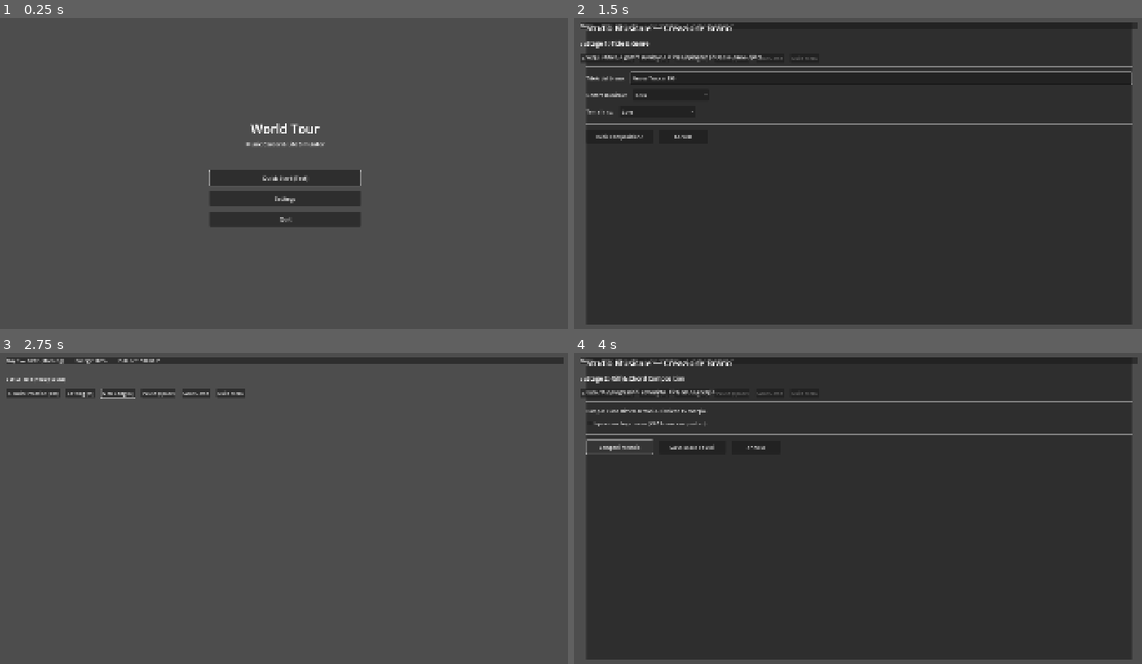
Above: before the commit, frames 1-4 (two rows, left to right).
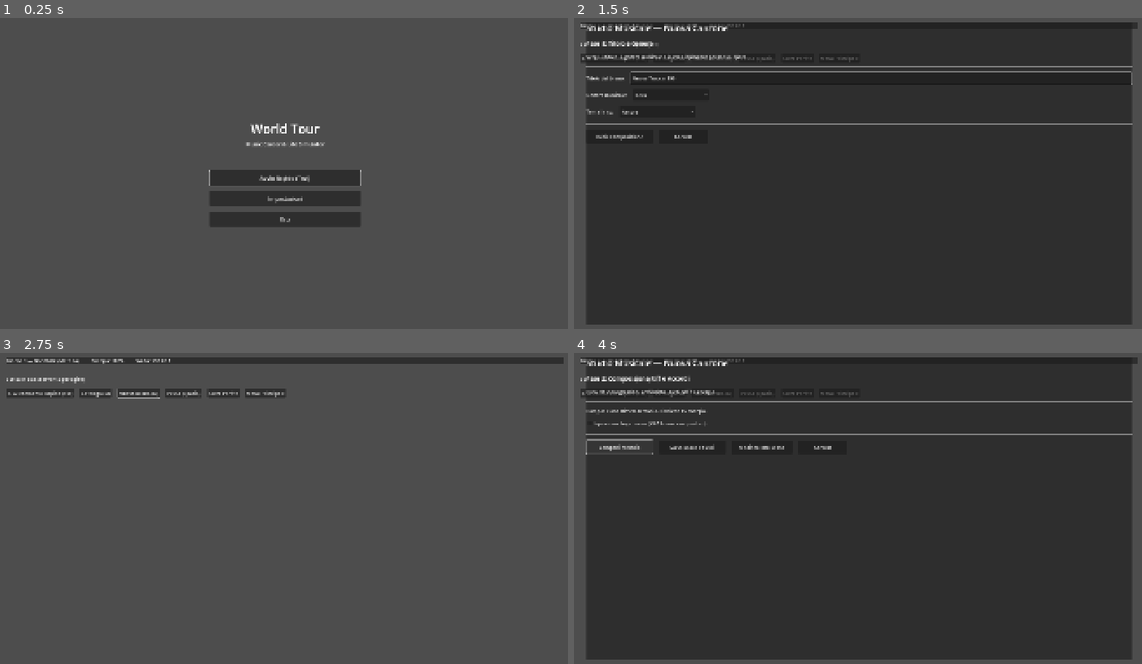
Above: after the commit, the same moments.

Repository: tommasofelix/World-tour
Game: Godot game, scene res://ui/main_menu/main_menu.tscn
The game is run twice, just before and just after one commit, with the same random seed, the same clock (stepped at 60 frames per second) and the same inputs.
Inputs:
- Up to frame 1 (0.25 s): no input
- Up to frame 2 (1.5 s): click "Quick Start (Test)" (after the commit: "Avvio Rapido (Test)") at 0.5 s; click "New Song (N)" (after the commit: "Nuovo Brano (N)") at 1.25 s
- Up to frame 3 (2.75 s): click "Annulla" at 2 s
- Up to frame 4 (4 s): click "New Song (N)" (after the commit: "Nuovo Brano (N)") at 2.75 s; click "Inizia Composizione" at 3.5 s

The runs differ from the first frame. In frame 1, 0.2% of the frame differs, in the area x 45-55%, y 50-66%; in frame 2, 0.5%; in frame 3, 1.0%, in the area x 1-51%, y 1-15%; in frame 4, 0.7%.

Commit message:
feat(crafting): complete music crafting pipeline and draft editing (Phase 3)

Diff:
--- a/autoload/event_bus.gd
+++ b/autoload/event_bus.gd
@@ -19,6 +19,7 @@
 
 # --- Segnali Musicali & Spettacoli ---
 signal song_created(song_data: Dictionary)
+signal song_updated(song_data: Dictionary)
 signal song_stage_completed(song_id: String, stage: int)
 signal song_released(song_data: Dictionary)
 signal skill_leveled_up(skill_key: String, new_level: int)
--- a/autoload/localization_manager.gd
+++ b/autoload/localization_manager.gd
@@ -46,22 +46,26 @@
 func _init_language_from_system_or_settings() -> void:
 	var chosen_lang := ""
 
-	# 1. Verifica se esiste già un'impostazione salvata
+	# 1. Verifica se esiste già un'impostazione salvata valida
 	if FileAccess.file_exists("user://settings.json"):
 		var s_file := FileAccess.open("user://settings.json", FileAccess.READ)
 		if s_file:
 			var s_json := JSON.new()
 			if s_json.parse(s_file.get_as_text()) == OK and s_json.data is Dictionary:
-				chosen_lang = str(s_json.data.get("language", ""))
+				chosen_lang = str(s_json.data.get("language", "")).strip_edges()
 			s_file.close()
 
-	# 2. Se non c'è impostazione salvata, rileva la lingua dell'OS
+	# 2. Se non c'è impostazione salvata valida, rileva la lingua dell'OS con fallback rigoroso su 'it'
 	if chosen_lang.is_empty() or not (chosen_lang in SUPPORTED_LOCALES):
 		var os_lang := OS.get_locale_language().to_lower()
-		if os_lang.begins_with("it"):
-			chosen_lang = "it"
+		if os_lang.is_empty():
+			os_lang = OS.get_locale().to_lower()
+
+		if os_lang.begins_with("en"):
+			chosen_lang = "en"
 		else:
-			chosen_lang = "en"
+			chosen_lang = DEFAULT_LOCALE # Rigorosamente "it" come default di progetto
+
 		_persist_settings_language(chosen_lang)
 
 	set_language(chosen_lang, false)
--- a/data/models/song_data.gd
+++ b/data/models/song_data.gd
@@ -154,3 +154,20 @@
 			return tr("TRAIT_ROUGH_DIAMOND")
 		_:
 			return tr("TRAIT_NONE")
+
+func get_stage_name() -> String:
+	match stage:
+		Enums.SongStage.CONCEPT:
+			return tr("STAGE_CONCEPT")
+		Enums.SongStage.COMPOSITION:
+			return tr("STAGE_COMPOSITION")
+		Enums.SongStage.SONGWRITING:
+			return tr("STAGE_SONGWRITING")
+		Enums.SongStage.RECORDING:
+			return tr("STAGE_RECORDING")
+		Enums.SongStage.MIXING:
+			return tr("STAGE_MIXING")
+		Enums.SongStage.COMPLETED:
+			return tr("STAGE_COMPLETED")
+		_:
+			return tr("STAGE_CONCEPT")
--- a/localization/en.json
+++ b/localization/en.json
@@ -103,6 +103,8 @@
 	"CATALOG_TITLE": "Discography Catalog",
 	"CATALOG_EMPTY": "No tracks in catalog. Press 'N' to create a new song!",
 	"CATALOG_BTN_NEW": "New Song (N)",
+	"CATALOG_BTN_EDIT": "Edit Draft",
+	"CATALOG_BTN_EDIT_ACC_DESC": "Resumes crafting from current stage or edits song metadata.",
 	"CATALOG_BTN_RELEASE": "Release as Single",
 	"CATALOG_BTN_CLOSE": "Close (Esc)",
 	"CATALOG_FILTER_ALL": "All",
@@ -110,7 +112,15 @@
 	"CATALOG_FILTER_PRODUCED": "Ready",
 	"CATALOG_FILTER_RELEASED": "Released",
 
+	"STAGE_CONCEPT": "Concept",
+	"STAGE_COMPOSITION": "Composition",
+	"STAGE_SONGWRITING": "Lyrics",
+	"STAGE_RECORDING": "Recording",
+	"STAGE_MIXING": "Mixing",
+	"STAGE_COMPLETED": "Completed",
+
 	"CREATOR_TITLE": "Music Studio — New Track",
+	"CREATOR_TITLE_EDIT": "Music Studio — Edit Draft",
 	"CREATOR_STEP1": "Stage 1: Title & Genre",
 	"CREATOR_STEP2": "Stage 2: Riff & Chord Composition",
 	"CREATOR_STEP3": "Stage 3: Songwriting",
@@ -121,6 +131,7 @@
 	"CREATOR_BTN_NEXT": "Proceed to Next Stage",
 	"CREATOR_BTN_FINISH": "Complete & Save Master",
 	"CREATOR_BTN_CANCEL": "Cancel & Return",
+	"CREATOR_BTN_EDIT_INFO": "Edit Track Info",
 
 	"MSG_LEVEL_UP": "Fantastic! %s reached level %d!",
 	"MSG_SONG_RELEASED": "Single '%s' has been released! Final quality: %.1f / 100.",
--- a/localization/it.json
+++ b/localization/it.json
@@ -103,6 +103,8 @@
 	"CATALOG_TITLE": "Catalogo Discografico",
 	"CATALOG_EMPTY": "Nessun brano nel catalogo. Premi 'N' per creare una nuova canzone!",
 	"CATALOG_BTN_NEW": "Nuova Canzone (N)",
+	"CATALOG_BTN_EDIT": "Modifica Bozza",
+	"CATALOG_BTN_EDIT_ACC_DESC": "Riprende la lavorazione del brano dallo stadio attuale o ne modifica i metadati.",
 	"CATALOG_BTN_RELEASE": "Rilascia come Singolo",
 	"CATALOG_BTN_CLOSE": "Chiudi (Esc)",
 	"CATALOG_FILTER_ALL": "Tutti",
@@ -110,7 +112,15 @@
 	"CATALOG_FILTER_PRODUCED": "Pronti",
 	"CATALOG_FILTER_RELEASED": "Rilasciati",
 
+	"STAGE_CONCEPT": "Ideazione",
+	"STAGE_COMPOSITION": "Composizione",
+	"STAGE_SONGWRITING": "Testi",
+	"STAGE_RECORDING": "Registrazione",
+	"STAGE_MIXING": "Missaggio",
+	"STAGE_COMPLETED": "Completato",
+
 	"CREATOR_TITLE": "Studio Musicale — Nuova Canzone",
+	"CREATOR_TITLE_EDIT": "Studio Musicale — Modifica Bozza",
 	"CREATOR_STEP1": "Fase 1: Titolo e Genere",
 	"CREATOR_STEP2": "Fase 2: Composizione Riff e Accordi",
 	"CREATOR_STEP3": "Fase 3: Scrittura Testo",
@@ -121,6 +131,7 @@
 	"CREATOR_BTN_NEXT": "Procedi allo Step Successivo",
 	"CREATOR_BTN_FINISH": "Completa e Salva Master",
 	"CREATOR_BTN_CANCEL": "Annulla e Torna Indietro",
+	"CREATOR_BTN_EDIT_INFO": "Modifica Info Brano",
 
 	"MSG_LEVEL_UP": "Fantastico! L'abilità %s è salita al livello %d!",
 	"MSG_SONG_RELEASED": "Il singolo '%s' è stato pubblicato sul mercato! Qualità finale: %.1f / 100.",
--- a/tests/test_localization.gd
+++ b/tests/test_localization.gd
@@ -127,6 +127,8 @@
 	var loaded := SaveManager.load_settings()
 	assert_eq(int(loaded.get("test_key", 0)), 123, "Lettura chiave impostazioni corretta")
 	assert_eq(str(loaded.get("language", "")), "en", "Lettura lingua salvata corretta")
+	# Teardown di isolamento: ripristina la lingua di default 'it' per i lanci in-game successivi
+	SaveManager.save_settings({"language": "it"})
 
 func test_main_menu_instantiation() -> void:
 	print("\n6. Verifica Istanziazione e Nodi Scena Main Menu:")
--- a/tests/test_music_system.gd
+++ b/tests/test_music_system.gd
@@ -20,6 +20,7 @@
 	test_single_release_mechanics()
 	test_song_traits_and_quality()
 	test_ui_scenes_instantiation()
+	test_draft_modification_and_resuming()
 
 	print("\n--------------------------------------------------------")
 	print("ESITO COMPLESSIVO TEST CICLO CREATIVO:")
@@ -335,3 +336,60 @@
 	assert_true(crt_inst.find_child("OptGenre", true, false) != null, "OptGenre presente nel creator")
 	assert_true(crt_inst.find_child("BtnAction", true, false) != null, "BtnAction presente nel creator")
 	crt_inst.free()
+
+# 9. Test Modifica Bozza & Resuming Step (RRU-03)
+func test_draft_modification_and_resuming() -> void:
+	print("\n9. Verifica Modifica Bozza e Resuming Step (RRU-03):")
+	var p := PlayerData.new()
+	p.energy = 100
+	var ss := SkillSystem.new(p)
+	var cal := CalendarData.new()
+	var ms := MusicSystem.new(p, ss, cal)
+
+	# Creazione bozza iniziale (Stage CONCEPT)
+	var song := ms.create_draft("Bozza Iniziale", Enums.MusicalGenre.ROCK, "love")
+	assert_eq(song.title, "Bozza Iniziale", "Titolo iniziale bozza corretto")
+	assert_eq(song.genre, Enums.MusicalGenre.ROCK, "Genere iniziale ROCK")
+	assert_eq(song.stage, Enums.SongStage.CONCEPT, "Stato iniziale CONCEPT")
+	assert_eq(song.get_stage_name(), tr("STAGE_CONCEPT"), "Nome fase CONCEPT localizzato")
+
+	# Modifica anagrafica (titolo, genere, tema)
+	song.title = "Bozza Ridenominata"
+	song.genre = Enums.MusicalGenre.METAL
+	song.theme = "rebellion"
+	assert_eq(song.title, "Bozza Ridenominata", "Titolo bozza aggiornato")
+	assert_eq(song.genre, Enums.MusicalGenre.METAL, "Genere bozza aggiornato a METAL")
+
+	# Avanzamento a composizione
+	var comp_res := ms.work_on_composition(song, false)
+	assert_true(comp_res["success"], "Composizione completata")
+	assert_eq(song.stage, Enums.SongStage.COMPOSITION, "Stadio aggiornato a COMPOSITION")
+	assert_eq(song.get_stage_name(), tr("STAGE_COMPOSITION"), "Nome fase COMPOSITION localizzato")
+
+	# Test interazione scene per modifica bozza
+	var cat_scene: PackedScene = load("res://ui/music/song_catalog.tscn")
+	var cat_inst: Node = cat_scene.instantiate()
+	add_child(cat_inst)
+	if GameManager and GameManager.player_data:
+		GameManager.player_data.songs.clear()
+		GameManager.player_data.add_song(song)
+		cat_inst.refresh_catalog()
+		var btn_edit: Button = cat_inst.find_child("BtnEdit", true, false)
+		assert_true(btn_edit != null, "Pulsante BtnEdit presente per bozze in catalogo (RRU-03)")
+		assert_eq(btn_edit.text, tr("CATALOG_BTN_EDIT"), "Testo BtnEdit localizzato correttamente")
+		GameManager.player_data.songs.clear()
+	remove_child(cat_inst)
+	cat_inst.free()
+
+	var crt_scene: PackedScene = load("res://ui/music/song_creator.tscn")
+	var crt_inst: Node = crt_scene.instantiate()
+	add_child(crt_inst)
+	crt_inst.edit_existing_song(song)
+	assert_eq(crt_inst.current_song.id, song.id, "SongCreator ha agganciato la canzone esistente")
+	assert_eq(crt_inst.resume_step, 3, "Resuming step impostato a 3 (Lyrics) dopo COMPOSITION")
+	assert_eq(crt_inst.current_step, 3, "SongCreator apre direttamente lo step 3")
+	var btn_edit_info: Button = crt_inst.find_child("BtnEditInfo", true, false)
+	assert_true(btn_edit_info != null, "Pulsante BtnEditInfo presente in SongCreator (RRU-03)")
+	assert_true(btn_edit_info.visible, "BtnEditInfo visibile allo step 3 per bozza esistente")
+	remove_child(crt_inst)
+	crt_inst.free()
--- a/ui/hud/hud.gd
+++ b/ui/hud/hud.gd
@@ -53,6 +53,7 @@
 	# Connessione modali musicali
 	song_catalog_modal.closed.connect(close_catalog)
 	song_catalog_modal.new_song_requested.connect(_on_catalog_new_song_requested)
+	song_catalog_modal.edit_song_requested.connect(open_song_editor)
 	song_creator_modal.creation_finished.connect(_on_song_created_or_finished)
 	song_creator_modal.creation_canceled.connect(close_song_creator)
 
@@ -137,6 +138,13 @@
 	GameManager.close_menu()
 	btn_new_song.grab_focus()
 
+func open_song_editor(song: SongData) -> void:
+	if song_catalog_modal.visible:
+		song_catalog_modal.visible = false
+	song_creator_modal.visible = true
+	song_creator_modal.edit_existing_song(song)
+	GameManager.open_menu()
+
 func _on_catalog_new_song_requested() -> void:
 	close_catalog()
 	open_song_creator()
--- a/ui/music/song_catalog.gd
+++ b/ui/music/song_catalog.gd
@@ -7,6 +7,7 @@
 
 signal closed()
 signal new_song_requested()
+signal edit_song_requested(song: SongData)
 
 @onready var label_title: Label = $PanelMain/VBox/Header/LabelTitle
 @onready var btn_filter_all: Button = $PanelMain/VBox/HBoxFilters/BtnFilterAll
@@ -35,6 +36,7 @@
 	EventBus.language_changed.connect(_on_language_changed)
 	EventBus.song_released.connect(func(_data): refresh_catalog())
 	EventBus.song_created.connect(func(_data): refresh_catalog())
+	EventBus.song_updated.connect(func(_data): refresh_catalog())
 
 	_refresh_ui_text()
 	refresh_catalog()
@@ -109,12 +111,33 @@
 		index, song.title, genre_str, status_str, song.quality_score, trait_str
 	]
 	var acc_desc := "Premi Invio per visualizzare dettagli o compiere azioni."
-	AccessibilityManager.hook_control_accessibility(btn, acc_name, acc_desc)
-	row.add_child(btn)
 
-	# Se è in stato PRODUCED, aggiungi bottone per rilasciare come Singolo
-	if song.status == Enums.SongStatus.PRODUCED:
+	# Se è in stato DRAFT, aggancia la modifica sia sul click principale che sul bottone dedicato
+	if song.status == Enums.SongStatus.DRAFT:
+		var stage_str := song.get_stage_name()
+		acc_name = "Bozza %d: %s. Genere %s. Fase %s. Qualità %.1f su 100." % [
+			index, song.title, genre_str, stage_str, song.quality_score
+		]
+		acc_desc = tr("CATALOG_BTN_EDIT_ACC_DESC")
+		btn.pressed.connect(func():
+			edit_song_requested.emit(song)
+		)
+
+		var btn_edit := Button.new()
+		btn_edit.name = "BtnEdit"
+		btn_edit.text = tr("CATALOG_BTN_EDIT")
+		AccessibilityManager.hook_control_accessibility(btn_edit, tr("CATALOG_BTN_EDIT"), tr("CATALOG_BTN_EDIT_ACC_DESC"))
+		btn_edit.pressed.connect(func():
+			edit_song_requested.emit(song)
+		)
+		AccessibilityManager.hook_control_accessibility(btn, acc_name, acc_desc)
+		row.add_child(btn)
+		row.add_child(btn_edit)
+	elif song.status == Enums.SongStatus.PRODUCED:
+		AccessibilityManager.hook_control_accessibility(btn, acc_name, acc_desc)
+		row.add_child(btn)
 		var btn_release := Button.new()
+		btn_release.name = "BtnRelease"
 		btn_release.text = tr("CATALOG_BTN_RELEASE")
 		AccessibilityManager.hook_control_accessibility(btn_release, tr("CATALOG_BTN_RELEASE"), "Pubblica il brano sul mercato musicale.")
 		btn_release.pressed.connect(func():
@@ -123,6 +146,9 @@
 				refresh_catalog()
 		)
 		row.add_child(btn_release)
+	else:
+		AccessibilityManager.hook_control_accessibility(btn, acc_name, acc_desc)
+		row.add_child(btn)
 
 	return row
 
--- a/ui/music/song_creator.gd
+++ b/ui/music/song_creator.gd
@@ -35,16 +35,19 @@
 # Bottoni di navigazione in basso
 @onready var btn_action: Button = $PanelMain/VBox/HBoxBottom/BtnAction
 @onready var btn_save_draft: Button = $PanelMain/VBox/HBoxBottom/BtnSaveDraft
+@onready var btn_edit_info: Button = $PanelMain/VBox/HBoxBottom/BtnEditInfo
 @onready var btn_cancel: Button = $PanelMain/VBox/HBoxBottom/BtnCancel
 
 var current_song: SongData
 var current_step: int = 1
+var resume_step: int = 1
 
 func _ready() -> void:
 	_setup_options()
 
 	btn_action.pressed.connect(_on_btn_action_pressed)
 	btn_save_draft.pressed.connect(_on_btn_save_draft_pressed)
+	btn_edit_info.pressed.connect(_on_btn_edit_info_pressed)
 	btn_cancel.pressed.connect(_on_btn_cancel_pressed)
 
 	btn_release_now.pressed.connect(_on_btn_release_now_pressed)
@@ -84,12 +87,54 @@
 	opt_studio.add_item(tr("CREATOR_STUDIO_PRO"), 1)
 	opt_studio.set_item_metadata(1, true)
 
+	# Hook semantici per bottoni di navigazione
+	btn_edit_info.text = tr("CREATOR_BTN_EDIT_INFO")
+	AccessibilityManager.hook_control_accessibility(btn_edit_info, tr("CREATOR_BTN_EDIT_INFO"), "Ritorna alla schermata iniziale per modificare titolo, genere e tema del brano.")
+	AccessibilityManager.hook_control_accessibility(btn_save_draft, "Salva Bozza", "Salva lo stato corrente della bozza e ritorna al catalogo.")
+	AccessibilityManager.hook_control_accessibility(btn_cancel, "Annulla", "Chiude lo studio musicale senza salvare ulteriori modifiche.")
+
 func start_new_song() -> void:
 	current_song = null
+	resume_step = 1
 	current_step = 1
+	label_title.text = tr("CREATOR_TITLE")
 	edit_title.text = "Nuova Traccia %d" % [randi() % 900 + 100]
 	_show_step(1)
 	edit_title.grab_focus()
+
+func edit_existing_song(song: SongData) -> void:
+	current_song = song
+	label_title.text = "%s — '%s'" % [tr("CREATOR_TITLE_EDIT"), song.title]
+
+	# Popola i controlli dello Step 1 con i dati correnti
+	edit_title.text = song.title
+	for i in range(opt_genre.item_count):
+		if opt_genre.get_item_id(i) == song.genre:
+			opt_genre.selected = i
+			break
+	for i in range(opt_theme.item_count):
+		if str(opt_theme.get_item_metadata(i)) == song.theme:
+			opt_theme.selected = i
+			break
+
+	# Determina lo step di ripresa in base all'ultimo stadio completato
+	var target_step: int = 1
+	match song.stage:
+		Enums.SongStage.CONCEPT:
+			target_step = 1
+		Enums.SongStage.COMPOSITION:
+			target_step = 3
+		Enums.SongStage.SONGWRITING:
+			target_step = 4
+		Enums.SongStage.RECORDING:
+			target_step = 5
+		Enums.SongStage.COMPLETED:
+			target_step = 6
+		_:
+			target_step = 1
+
+	resume_step = target_step
+	_show_step(target_step)
 
 func _show_step(step: int) -> void:
 	current_step = step
@@ -101,13 +146,20 @@
 	step6_container.visible = (step == 6)
 
 	btn_action.visible = (step < 6)
-	btn_save_draft.visible = (step > 1 and step < 6)
+	btn_save_draft.visible = (step < 6 and (step > 1 or current_song != null))
+	if btn_edit_info:
+		btn_edit_info.visible = (step > 1 and step < 6 and current_song != null)
 
 	match step:
 		1:
 			label_step_title.text = tr("CREATOR_STEP1")
-			label_step_info.text = "Scegli il titolo, il genere musicale e il tema ispiratore per la tua nuova opera."
-			btn_action.text = "Inizia Composizione"
+			label_step_info.text = "Scegli il titolo, il genere musicale e il tema ispiratore per la tua opera."
+			if current_song != null and resume_step > 1:
+				btn_action.text = "Torna alla Produzione (Fase %d)" % resume_step
+			elif current_song != null:
+				btn_action.text = "Conferma e Continua"
+			else:
+				btn_action.text = "Inizia Composizione"
 			edit_title.grab_focus()
 		2:
 			label_step_title.text = tr("CREATOR_STEP2")
@@ -147,20 +199,34 @@
 
 	match current_step:
 		1:
-			var s_title := edit_title.text
+			var s_title := edit_title.text.strip_edges()
+			if s_title.is_empty():
+				s_title = "Untitled Track"
 			var s_genre := opt_genre.get_selected_id()
 			var s_theme: String = str(opt_theme.get_item_metadata(opt_theme.selected))
-			current_song = ms.create_draft(s_title, s_genre, s_theme)
-			_show_step(2)
+			if current_song != null:
+				current_song.title = s_title
+				current_song.genre = s_genre
+				current_song.theme = s_theme
+				label_title.text = "%s — '%s'" % [tr("CREATOR_TITLE_EDIT"), current_song.title]
+				EventBus.song_updated.emit(current_song.to_dict())
+				var next_step := resume_step if resume_step > 1 else 2
+				_show_step(next_step)
+			else:
+				current_song = ms.create_draft(s_title, s_genre, s_theme)
+				resume_step = 2
+				_show_step(2)
 		2:
 			var res := ms.work_on_composition(current_song, chk_burst.button_pressed)
 			if res.get("success", false):
+				resume_step = 3
 				_show_step(3)
 			else:
 				AccessibilityManager.announce("Energia insufficiente per comporre.", true)
 		3:
 			var res := ms.work_on_lyrics(current_song)
 			if res.get("success", false):
+				resume_step = 4
 				_show_step(4)
 			else:
 				AccessibilityManager.announce("Energia insufficiente per scrivere il testo.", true)
@@ -168,6 +234,7 @@
 			var use_pro: bool = bool(opt_studio.get_item_metadata(opt_studio.selected))
 			var res := ms.record_tracks(current_song, use_pro)
 			if res.get("success", false):
+				resume_step = 5
 				_show_step(5)
 			else:
 				var reason: String = res.get("reason", "")
@@ -178,14 +245,25 @@
 		5:
 			var res := ms.mix_and_master(current_song)
 			if res.get("success", false):
+				resume_step = 6
 				_show_step(6)
 			else:
 				AccessibilityManager.announce("Energia insufficiente per il missaggio.", true)
 
 func _on_btn_save_draft_pressed() -> void:
 	if current_song:
+		if current_step == 1:
+			var s_title := edit_title.text.strip_edges()
+			if not s_title.is_empty():
+				current_song.title = s_title
+			current_song.genre = opt_genre.get_selected_id()
+			current_song.theme = str(opt_theme.get_item_metadata(opt_theme.selected))
+			EventBus.song_updated.emit(current_song.to_dict())
 		AccessibilityManager.announce(tr("MSG_SONG_SAVED_DRAFT") % current_song.title, true)
 	creation_finished.emit(current_song)
+
+func _on_btn_edit_info_pressed() -> void:
+	_show_step(1)
 
 func _on_btn_release_now_pressed() -> void:
 	if current_song and GameManager and GameManager.music_system:
@@ -200,6 +278,10 @@
 
 func _on_language_changed(_new_lang: String) -> void:
 	_setup_options()
+	if current_song != null:
+		label_title.text = "%s — '%s'" % [tr("CREATOR_TITLE_EDIT"), current_song.title]
+	else:
+		label_title.text = tr("CREATOR_TITLE")
 	_show_step(current_step)
 
 func _unhandled_input(event: InputEvent) -> void:
--- a/ui/music/song_creator.tscn
+++ b/ui/music/song_creator.tscn
@@ -180,6 +180,12 @@
 layout_mode = 2
 text = "Salva Bozza ed Esci"
 
+[node name="BtnEditInfo" type="Button" parent="PanelMain/VBox/HBoxBottom"]
+visible = false
+custom_minimum_size = Vector2(200, 45)
+layout_mode = 2
+text = "Modifica Info Brano"
+
 [node name="BtnCancel" type="Button" parent="PanelMain/VBox/HBoxBottom"]
 custom_minimum_size = Vector2(160, 45)
 layout_mode = 2
Not shown, changed: GEMINI.md
Not shown, changed: docs/report/ARCHIVIO_REVISIONI.md
Not shown, changed: docs/report/REGISTRO_REVISIONI.md
Not shown, added: docs/report/STRATEGIA_CORRETTIVA_LINGUA_E_MODIFICA_BOZZE.md
Not shown, changed: docs/todo.md
